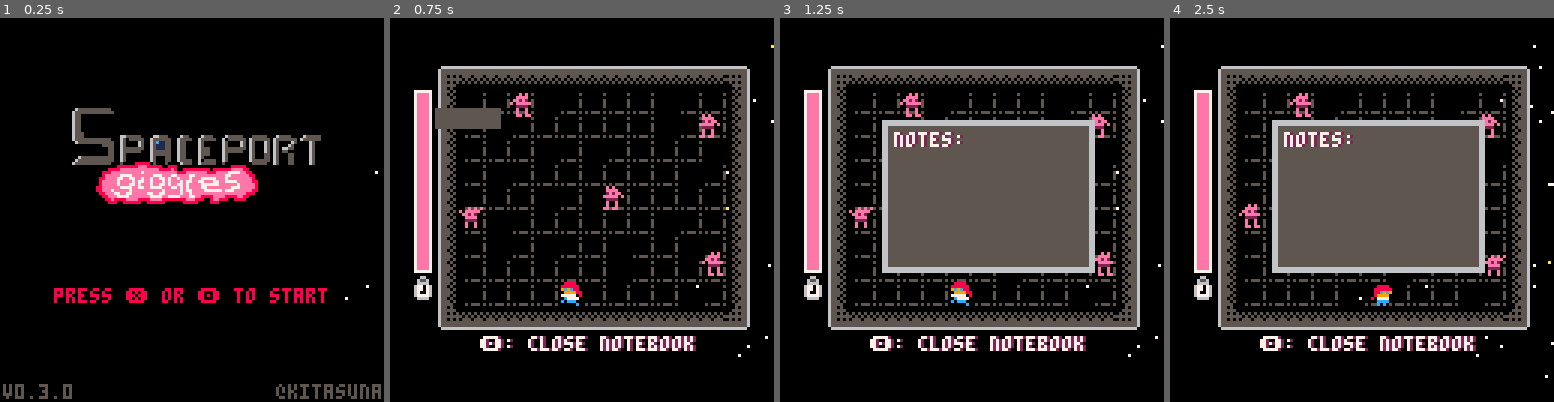
Above: before the commit, frames 1-4 (left to right).
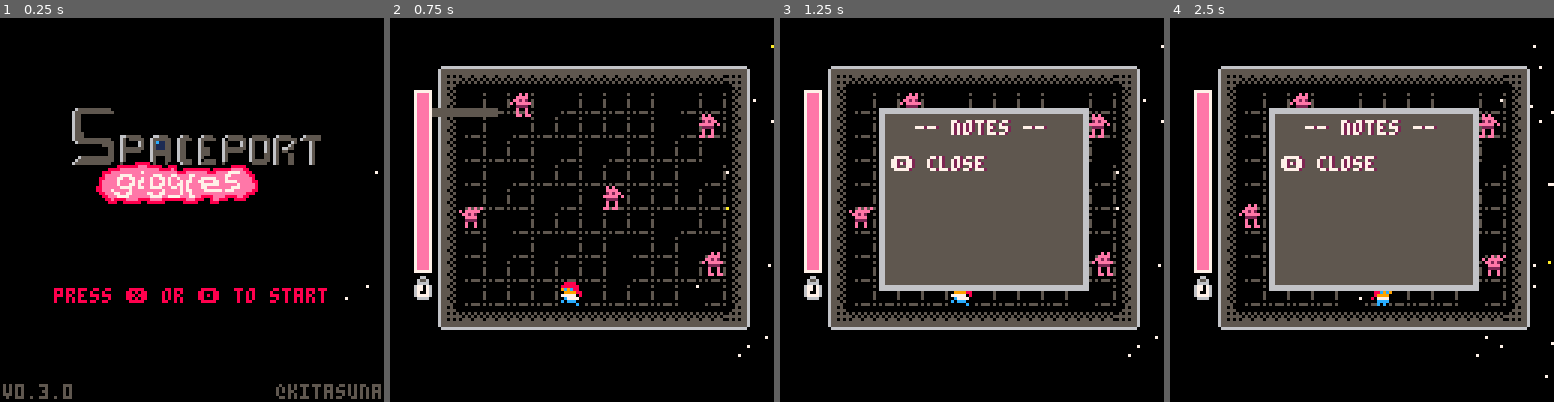
Above: after the commit, the same moments.

Repository: kitasuna/ggj2024
Game: PICO-8 cartridge main.p8
Same seed, same stepped clock (60 frames per second), same inputs: the game is played once before the commit and once after it.
Inputs:
- Up to frame 1 (0.25 s): no input
- Up to frame 2 (0.75 s): tap X (X key) at 0.33 s; tap O (Z key) at 0.7 s
- Up to frame 3 (1.25 s): tap X (X key) at 1.07 s
- Up to frame 4 (2.5 s): hold Right 1.6-2.1 s; tap O (Z key) at 1.7, 2.1 s; tap X (X key) at 1.85 s; hold Up 2.15-2.42 s; hold Right from 2.47 s (still down)

Frame 1 is identical in both runs. In frame 2, 2.0% of the frame differs, in the area x 10-80%, y 23-87%; in frame 3, 10%, in the area x 23-83%, y 23-87%; in frame 4, 10%.

Commit message:
Add notebook to Showtime mode

Diff:
--- a/_game.lua
+++ b/_game.lua
@@ -24,7 +24,8 @@
   baddie_mngr:draw()
 
   -- showtime banner
-  spr(64, 20, 6, 10, 2)
+  spr(64, 22, 0, 10, 2)
+  dshad("giggles: ".._score, 40, 18, 7, 2)
 
   -- stage
   spr(137, 24, 44, 4, 4)
@@ -41,21 +42,73 @@
   rectfill(9,85,12,25 + (SHOWTIME_TIMER - _showtime_current_timer),14)
   spr(91, 7, 88)
 
-  dshad("giggles: ".._score, 42, 115, 7, 2)
+
+  dshad(BUTTON_O..": notebook    "..BUTTON_X..": enter", 12, 116, 7, 2)
+
+  palt()
+end
+
+function _notebookst_draw()
+  cls()
+
+  for k, v in pairs(fx.stars) do
+    pset(v.x, v.y, rnd() > 0.9 and 10 or 7)
+  end
+
+  palt(0, false)
+  map(0,12,16,24,12,19)
+  palt()
+
+  palt(11, true)
+
+  -- input guy
+  input:draw(24, 96)
+
+  -- baddies
+  baddie_mngr:draw()
+
+  -- showtime banner
+  spr(64, 22, 0, 10, 2)
+  dshad("giggles: ".._score, 40, 18, 7, 2)
+
+  -- stage
+  spr(137, 24, 44, 4, 4)
+  -- hero
+  spr(32, 40, 52)
+  -- mic
+  palt(0, false)
+  spr(76, 48, 52)
+  palt()
+
+  -- time limit
+  -- Border is 62 px high, to accommodae 60px of filled meter
+  rect(8,86,13,24,7)
+  rectfill(9,85,12,25 + (SHOWTIME_TIMER - _showtime_current_timer),14)
+  spr(91, 7, 88)
+
+  -- notebook
+  fx.msgbox:draw()
+
   palt()
 end
 
 function _explore_draw()
   cls()
 
+
+  for k, v in pairs(fx.stars) do
+    pset(v.x, v.y, rnd() > 0.9 and 10 or 7)
+  end
+
+  foreach(fx.parts, function(p)
+    p:draw()
+  end)
+
+  palt(0, false)
+  map(0,0,16,16,14,12)
+  palt()
+
   palt(11, true)
-
-  for k, v in pairs(fx.stars) do
-    pset(v.x, v.y, rnd() > 0.9 and 10 or 7)
-  end
-
-  map(0,0,16,16,14,12)
-
   -- time limit
   rect(8,84,13,24,7)
   -- 60 px high
@@ -76,9 +129,6 @@
     print(prefix, 30 + x_offset, 113 + y_offset, 14)
   end
 
-  foreach(fx.parts, function(p)
-    p:draw()
-  end)
 
   -- player
   player:draw()
@@ -101,6 +151,19 @@
   end
 end
 
+function _notebookst_update(dt)
+  local bits = btn()
+
+  fx.msgbox:update(dt)
+  if btnp(4) then
+    -- notebook close
+    fx.msgbox = nil
+    -- doing this manually to avoid all the init code in change_state
+    printh("back to showtime!")
+    _current_state = STATE_SHOWTIME
+  end
+end
+
 function _notebook_draw()
   cls()
 
@@ -118,7 +181,6 @@
   rectfill(9,83,12,25 + (SHOWTIME_TIMER - _showtime_remaining_timer),14)
   spr(91, 7, 86)
 
-  dshad(BUTTON_O..": close notebook", 30, 106, 7, 2)
 
   foreach(fx.parts, function(p)
     p:draw()
@@ -141,7 +203,8 @@
 
   palt(11, true)
 
-  dshad("bravo!\ngiggles: ".._score, 48, 32, 7, 2)
+  dshad("bravo!", 48, 32, 7, 2)
+  dshad("giggles: ".._score, 40, 42, 7, 2)
 
   dshad("grammar solution!", 32, 72, 12, 1)
   _grammar:explain(32, 82)
@@ -197,14 +260,15 @@
   end
 
   if btnp(4) then
-    -- generate guess string
-    local str = "notes:\n"
+    -- generate string with seen hints
+    local str = "  -- notes --\n"
     for v in all(_notebook) do
 
       str = str..v.."\n"
     end
+    str = str.."\n"..BUTTON_O.." close"
     -- notebook
-    fx.msgbox = new_msgbox(34, 34, 104, 84, 0.2, str)
+    fx.msgbox = new_msgbox(33, 30, 102, 90, 0.2, str)
     change_state(STATE_NOTEBOOK)
   end
 
@@ -284,6 +348,20 @@
     end
   end
 
+  if btnp(4) then
+    -- generate string with seen hints
+    local str = "  -- notes --\n"
+    for v in all(_notebook) do
+
+      str = str..v.."\n"
+    end
+    str = str.."\n"..BUTTON_O.." close"
+    -- notebook
+    fx.msgbox = new_msgbox(28, 30, 97, 90, 0.2, str)
+    -- fx.msgbox = new_msgbox(33, 30, 102, 90, 0.2, str)
+    change_state(STATE_NOTEBOOKST)
+  end
+
   -- passing 0,0 as dummy values for player pos
   baddie_mngr:update(dt, 0, 0)
 
@@ -344,6 +422,8 @@
     _current_state = new_state
   elseif new_state == STATE_NOTEBOOK then
     _current_state = new_state
+  elseif new_state == STATE_NOTEBOOKST then
+    _current_state = new_state
   elseif new_state == STATE_GAMEOVER then
     music(-1, 500)
     _current_state = new_state
--- a/main.p8
+++ b/main.p8
@@ -22,6 +22,7 @@
 STATE_GAMEOVER = "gameover"
 STATE_TITLE = "title"
 STATE_NOTEBOOK = "notebook"
+STATE_NOTEBOOKST = "notebook_showtime"
 SHOWTIME_TIMER = 60
 _current_state = STATE_EXPLORE
 _showtime_current_timer=SHOWTIME_TIMER
@@ -92,6 +93,8 @@
     _gameover_update(dt)
   elseif _current_state == STATE_NOTEBOOK then
     _notebook_update(dt)
+  elseif _current_state == STATE_NOTEBOOKST then
+    _notebookst_update(dt)
   else
     _showtime_update(dt)
   end
@@ -106,6 +109,8 @@
     _gameover_draw(dt)
   elseif _current_state == STATE_NOTEBOOK then
     _notebook_draw(dt)
+  elseif _current_state == STATE_NOTEBOOKST then
+    _notebookst_draw(dt)
   else
     _showtime_draw(dt)
   end
@@ -388,13 +393,13 @@
 8683838383838383838383838788000000000000000000000000000000000000000000000000000000000000000000000000000000000000000000000000000000000000000000000000000000000000000000000000000000000000000000000000000000000000000000000000000000000000000000000000000000000000
 0089898989898989000000000000000000000000000000000000000000000000000000000000000000000000000000000000000000000000000000000000000000000000000000000000000000000000000000000000000000000000000000000000000000000000000000000000000000000000000000000000000000000000
 8482828282828282828282858800000000000000000000000000000000000000000000000000000000000000000000000000000000000000000000000000000000000000000000000000000000000000000000000000000000000000000000000000000000000000000000000000000000000000000000000000000000000000
-885a5a885a5a885a5a885a818800000000000000000000000000000000000000000000000000000000000000000000000000000000000000000000000000000000000000000000000000000000000000000000000000000000000000000000000000000000000000000000000000000000000000000000000000000000000000
-885a5a5c5a5c5c5a5c5a5a818800000000000000000000000000000000000000000000000000000000000000000000000000000000000000000000000000000000000000000000000000000000000000000000000000000000000000000000000000000000000000000000000000000000000000000000000000000000000000
-88898888885a885a5a5a5a818800000000000000000000000000000000000000000000000000000000000000000000000000000000000000000000000000000000000000000000000000000000000000000000000000000000000000000000000000000000000000000000000000000000000000000000000000000000000000
-8899885c5c5a5a5a5a5a88818800000000000000000000000000000000000000000000000000000000000000000000000000000000000000000000000000000000000000000000000000000000000000000000000000000000000000000000000000000000000000000000000000000000000000000000000000000000000000
-88888888885a885a5a5a5a818800000000000000000000000000000000000000000000000000000000000000000000000000000000000000000000000000000000000000000000000000000000000000000000000000000000000000000000000000000000000000000000000000000000000000000000000000000000000000
-88888888885a5a5a5a885a818800000000000000000000000000000000000000000000000000000000000000000000000000000000000000000000000000000000000000000000000000000000000000000000000000000000000000000000000000000000000000000000000000000000000000000000000000000000000000
-885a885a885a5a885a5a88818800000000000000000000000000000000000000000000000000000000000000000000000000000000000000000000000000000000000000000000000000000000000000000000000000000000000000000000000000000000000000000000000000000000000000000000000000000000000000
+805a5a885a5a885a5a885a818800000000000000000000000000000000000000000000000000000000000000000000000000000000000000000000000000000000000000000000000000000000000000000000000000000000000000000000000000000000000000000000000000000000000000000000000000000000000000
+805a5a5c5a5c5c5a5c5a5a818800000000000000000000000000000000000000000000000000000000000000000000000000000000000000000000000000000000000000000000000000000000000000000000000000000000000000000000000000000000000000000000000000000000000000000000000000000000000000
+80898888885a885a5a5a5a818800000000000000000000000000000000000000000000000000000000000000000000000000000000000000000000000000000000000000000000000000000000000000000000000000000000000000000000000000000000000000000000000000000000000000000000000000000000000000
+8099885c5c5a5a5a5a5a88818800000000000000000000000000000000000000000000000000000000000000000000000000000000000000000000000000000000000000000000000000000000000000000000000000000000000000000000000000000000000000000000000000000000000000000000000000000000000000
+80888888885a885a5a5a5a818800000000000000000000000000000000000000000000000000000000000000000000000000000000000000000000000000000000000000000000000000000000000000000000000000000000000000000000000000000000000000000000000000000000000000000000000000000000000000
+80888888885a5a5a5a885a818800000000000000000000000000000000000000000000000000000000000000000000000000000000000000000000000000000000000000000000000000000000000000000000000000000000000000000000000000000000000000000000000000000000000000000000000000000000000000
+805a885a885a5a885a5a88818800000000000000000000000000000000000000000000000000000000000000000000000000000000000000000000000000000000000000000000000000000000000000000000000000000000000000000000000000000000000000000000000000000000000000000000000000000000000000
 8683838383838383838383878800000000000000000000000000000000000000000000000000000000000000000000000000000000000000000000000000000000000000000000000000000000000000000000000000000000000000000000000000000000000000000000000000000000000000000000000000000000000000
 8888888888888888888888888800000000000000000000000000000000000000000000000000000000000000000000000000000000000000000000000000000000000000000000000000000000000000000000000000000000000000000000000000000000000000000000000000000000000000000000000000000000000000
 8888888888888888888888888800000000000000000000000000000000000000000000000000000000000000000000000000000000000000000000000000000000000000000000000000000000000000000000000000000000000000000000000000000000000000000000000000000000000000000000000000000000000000
